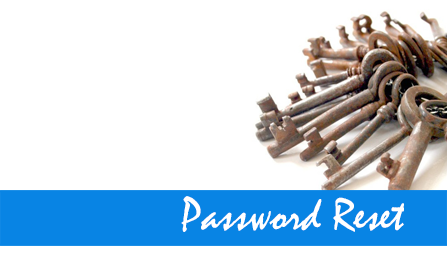
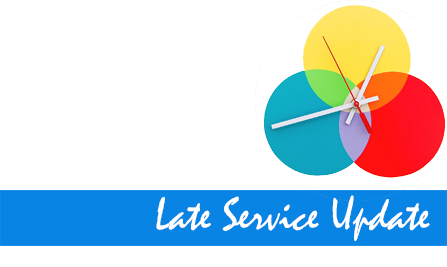
Revision of a layered w=447, h=267 image; what changed, layer by layer:
added layer "Layer 7" above "Layer 5 copy" over (255, 0, 447, 201)
renamed "Password Reset" to "Late Service Update", painted on it over (156, 195, 430, 241)
hid "Layer 6" over (187, 0, 447, 241)
hid "Layer 4" over (186, 0, 402, 241)
